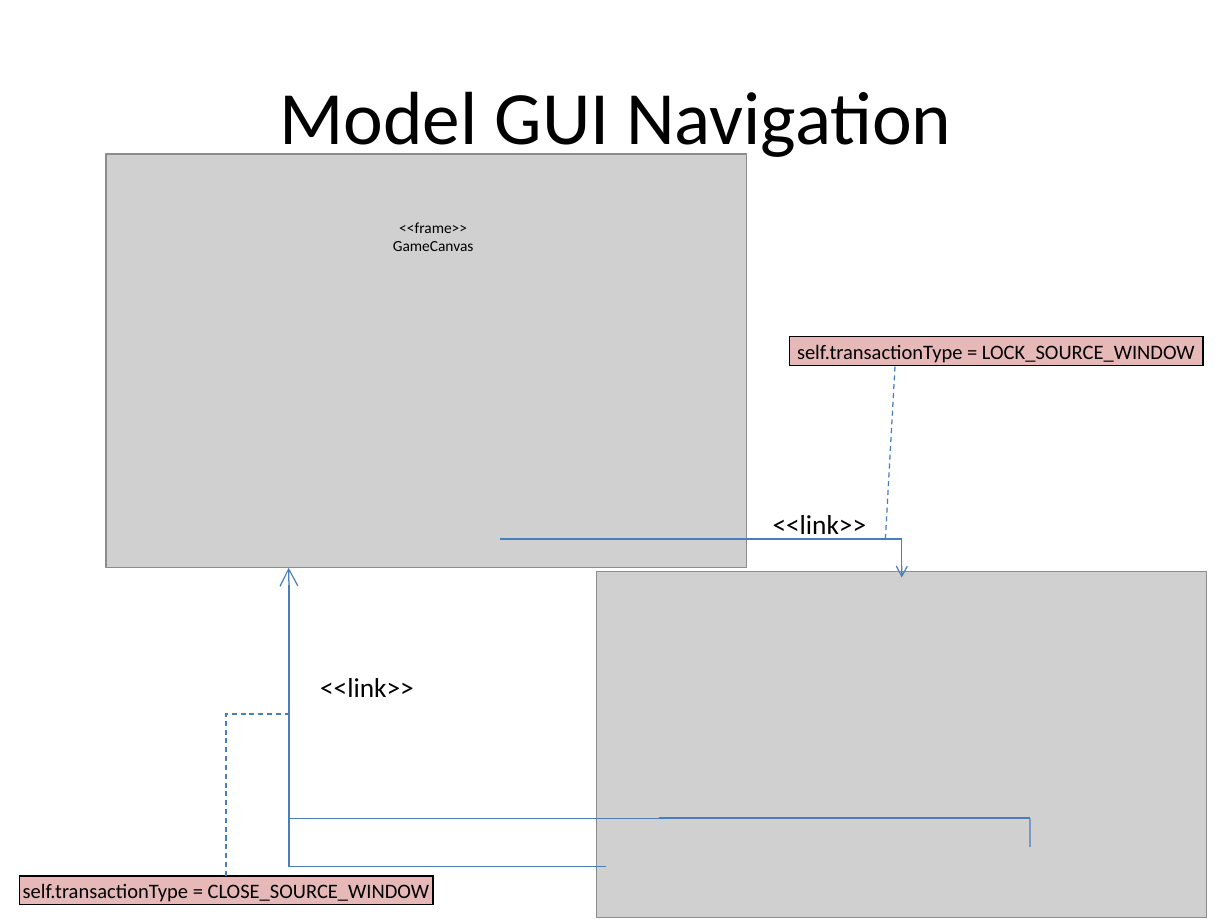
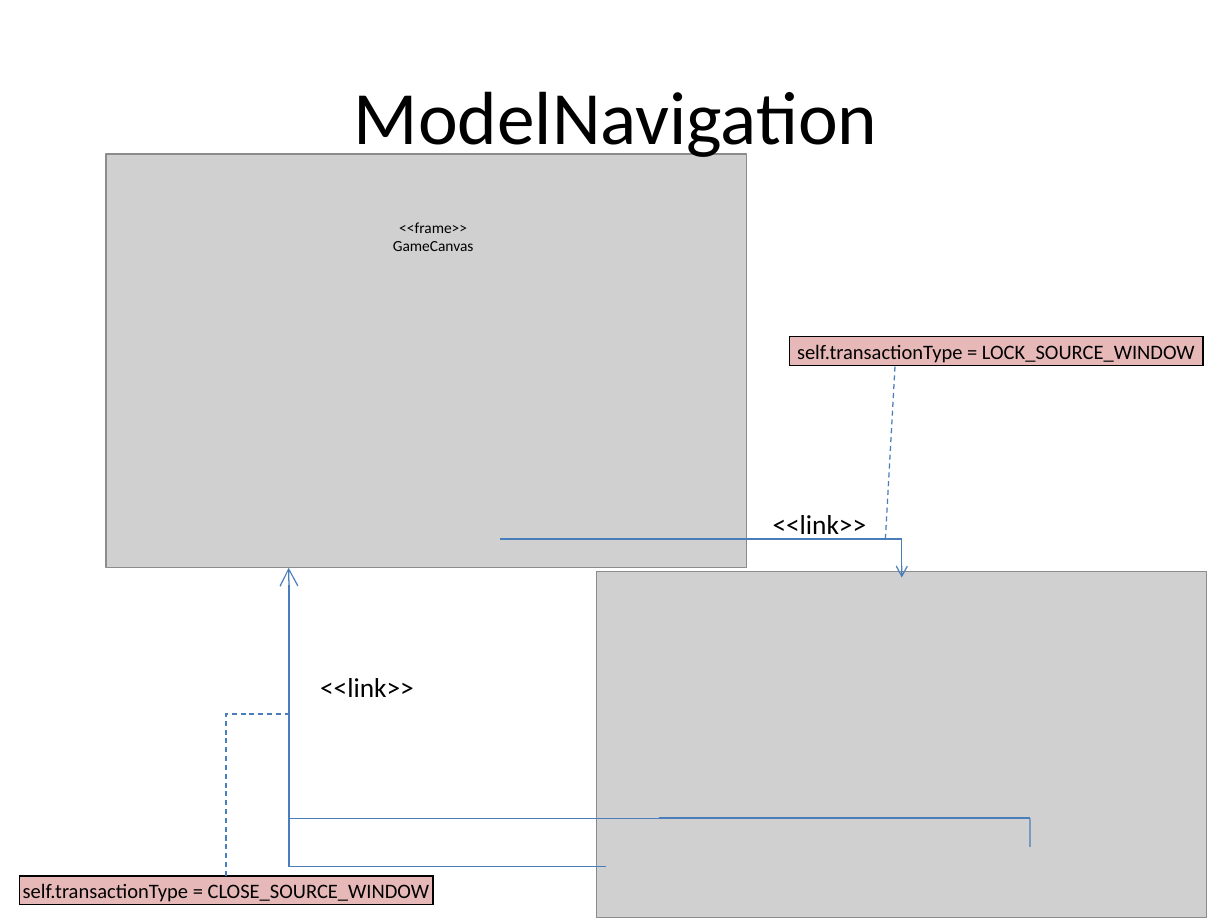
Before and after one commit to krishprince/rollerslam, a slide deck: slide 6 of docs/GUI/GUIModels.ppt. Drawn at 1232x924 pixels with LibreOffice and Linux fonts; fonts in the diff are those of the drawing; grey boxes stand for pictures. Boxes give left, top, right and bottom in pixels: in the first picture for what was removed or moved away, otherwise in the second. Text is boxed around its words. In the diff, an @@ line names an element or a change of style, - is before the commit and + after.

```diff
--- a/docs/GUI/GUIModels.ppt
+++ b/docs/GUI/GUIModels.ppt
@@ title at [354,91,877,161]: text changed @@
-Model GUI Navigation
+ModelNavigation
```
Also in this commit, not shown: 18 other slides changed, 22 slides added.
